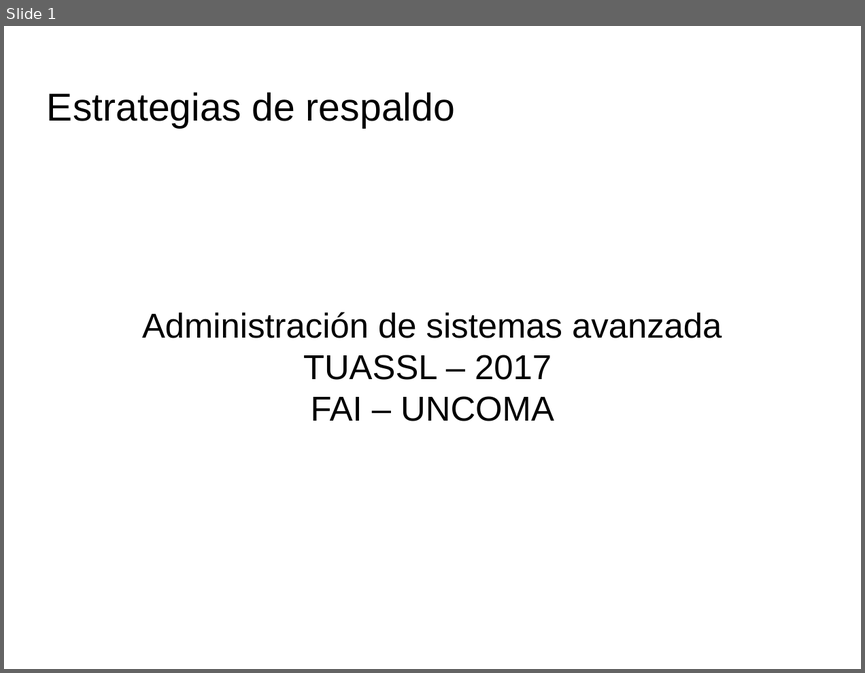
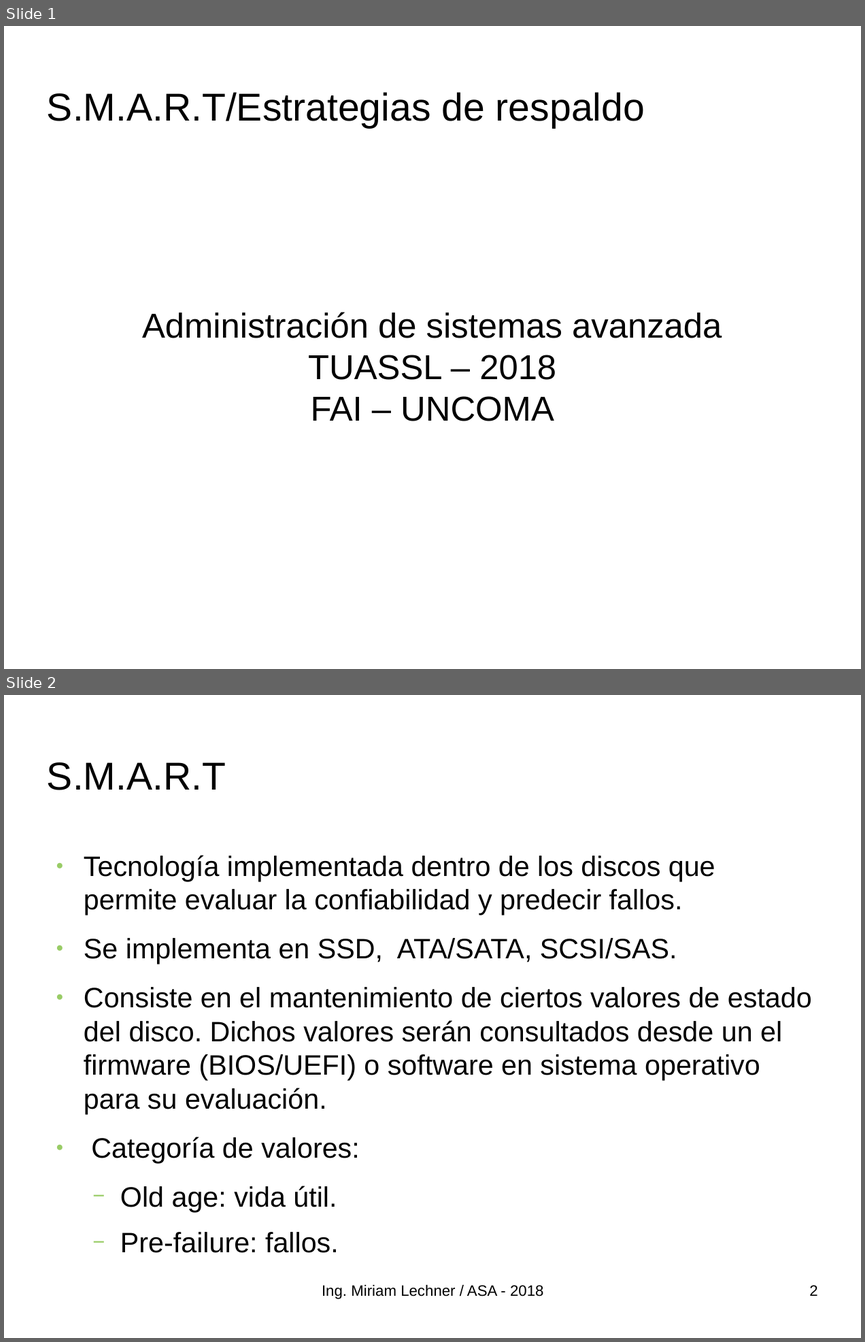
Before and after one commit to niniadcobre/asa, a slide deck: clases/ASA-backup.odp. Shown one above the other, each under a label of ours: slide 1 before the commit, slides 1 and 2 after it. The pictures are 865x673 and 865x1342 pixels, drawn with LibreOffice and Linux fonts; fonts in the diff are those of the drawing; background and template pictures are left out. Boxes give left, top, right and bottom in pixels: in the first picture for what was removed or moved away, otherwise in the second. Text is boxed around its words. In the diff, an @@ line names an element or a change of style, - is before the commit and + after.

```diff
--- a/clases/ASA-backup.odp
+++ b/clases/ASA-backup.odp
@@ slide 2 added at [4,695,861,1338], background picture (left out) @@
@@ title added at [47,762,226,790], 36 pt, text #000000 @@
+S.M.A.R.T
@@ text added at [84,855,812,1212], 26 pt, text #000000 @@
+● Tecnología implementada dentro de los discos que permite evaluar la confiabilidad y predecir fallos.
+● Se implementa en SSD, ATA/SATA, SCSI/SAS.
+● Consiste en el mantenimiento de ciertos valores de estado del disco. Dichos valores serán consultados desde un el firmware (BIOS/UEFI) o software en sistema operativo para su evaluación.
+● Categoría de valores:
+  − Old age: vida útil.
+  − Pre-failure: fallos.
@@ text added at [322,1285,543,1299], 14 pt, text #000000 @@
+Ing. Miriam Lechner / ASA - 2018
@@ page number added at [809,1285,817,1295], 14 pt, text #000000 @@
+2
@@ slide 1 changed as well @@
@@ title at [47,92,645,128]: text changed @@
-Estrategias de respaldo
+S.M.A.R.T/Estrategias de respaldo
@@ subtitle at [308,354,556,380]: text changed @@
-TUASSL – 2017
+TUASSL – 2018
```
Also in this commit, not shown: 5 other slides changed, 5 other slides added, 1 slide removed, 1 other file.
